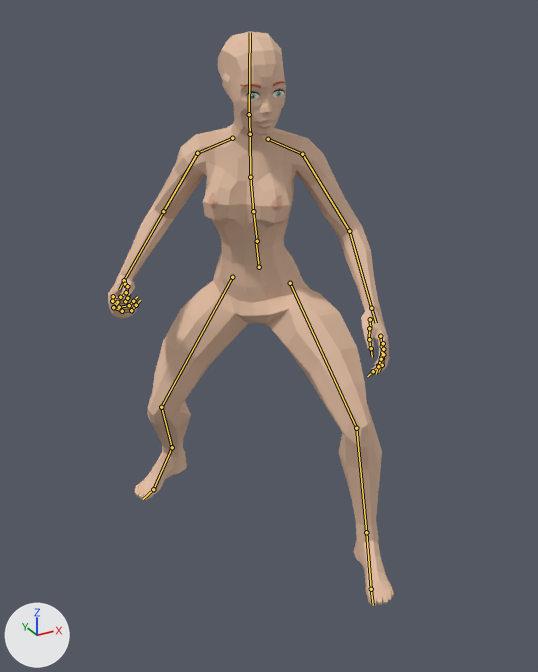
The glTF model assets/models/characters/bases/human_female_base.glb: old version first, new version second.
One viewpoint serves both versions: a camera (50 mm lens) standing at (-1.03, -1.765, 1.766) and looking at (-0.094, -0.064, 0.915). Arrows for +X, +Y and +Z are at lower left; the lights stay in place. The picture after the commit comes second. Both versions are drawn at frame 1 of the action 'basemesh_face_flat'; the numbers are the values there. The bones that change, and the others that lie on the model, are drawn over the model as lines.

In view in the first picture: 'Areola_L_Mesh.004', 'Areola_R_Mesh.004', 'Brow_L_Mesh.004', 'Brow_R_Mesh.004', 'Eye_L_Mesh.004', 'Eye_R_Mesh.004', 'Mesh.004', 'Nipple_L_Mesh.004', 'Nipple_R_Mesh.004'.
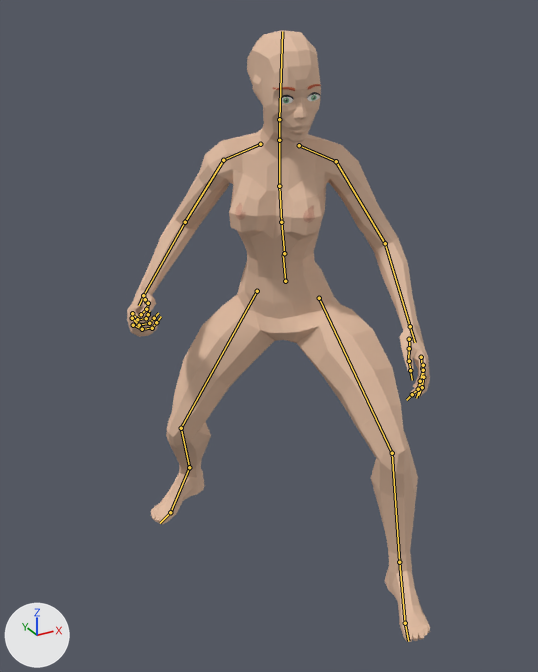
Changed parts and their boxes [x1, y1, x2, y2] in the pictures (538 x 672 px):
```json
{"object": "Mesh.004", "change": "posed", "before": [108, 31, 393, 606], "after": [127, 30, 430, 642], "on screen": "6% wider, 6% taller"}
{"object": "Areola_R_Mesh.004", "change": "posed", "before": [271, 195, 283, 211], "after": [303, 205, 315, 223], "on screen": "12% taller"}
{"object": "Eye_L_Mesh.004", "change": "posed", "before": [246, 91, 260, 99], "after": [279, 95, 294, 104], "on screen": "7% wider, 11% taller"}
{"object": "Areola_L_Mesh.004", "change": "posed", "before": [208, 192, 218, 209], "after": [235, 203, 246, 220], "on screen": "9% wider"}
{"object": "Eye_R_Mesh.004", "change": "posed", "before": [273, 89, 285, 97], "after": [307, 92, 320, 101], "on screen": "8% wider, 11% taller"}
{"object": "Brow_L_Mesh.004", "change": "posed", "before": [240, 84, 261, 88], "after": [273, 87, 295, 91]}
{"object": "Nipple_R_Mesh.004", "change": "posed", "before": [274, 201, 280, 209], "after": [306, 213, 312, 220]}
{"object": "Brow_R_Mesh.004", "change": "posed", "before": [273, 81, 285, 87], "after": [308, 84, 321, 90]}
{"bone": "mixamorig:Hips", "before": "(259, 267) to (256, 242)", "after": "(285, 281) to (283, 254)"}
```

The change, as JSON lines over the scene's bpy script:
```json
{"block": "bone_mixamorig_hips", "where": "bone_mixamorig_hips = bpy.data.objects['Human_Female_Ponytail_Rig'].pose.bones['mixamorig:Hips']"}
{"op": "set", "path": "bone_mixamorig_hips.location", "old": "(-0.001, -0.006, -0.164)", "new": "(0.0, 0.0, -0.001)"}
```
